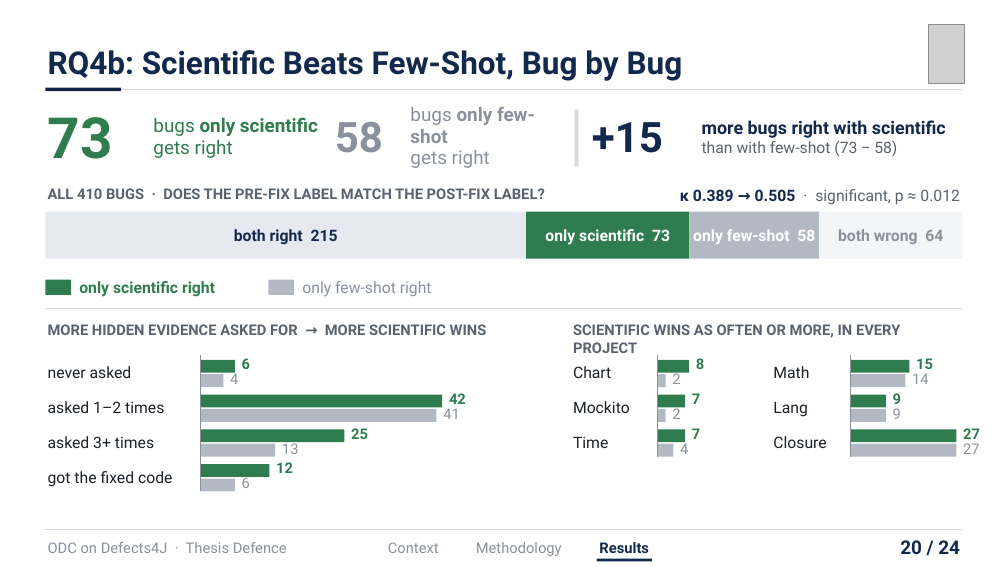
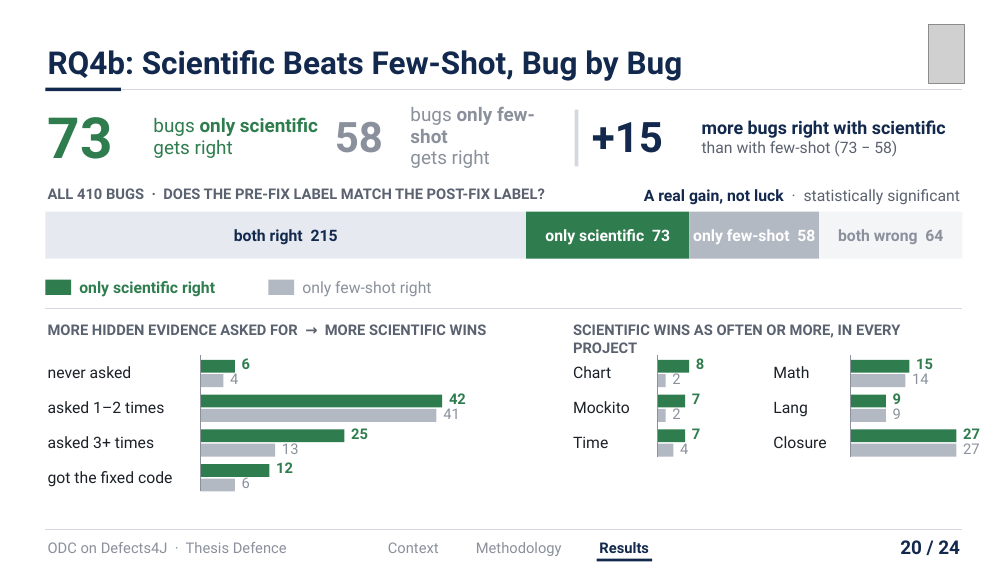
Before and after one commit to hasin023/d4j_odc_implementation, a slide deck: slide 20 of iut_submissions/presentation/Defence/SWE_Orthogonal Defect Classification on Defects4J Using an LLM-Driven Scientific Approach_presentation.pptx. Drawn at 1008x567 pixels with LibreOffice and Linux fonts; fonts in the diff are those of the drawing; grey boxes stand for pictures. Boxes give left, top, right and bottom in pixels: in the first picture for what was removed or moved away, otherwise in the second. Text is boxed around its words. In the diff, an @@ line names an element or a change of style, - is before the commit and + after.

```diff
--- a/iut_submissions/presentation/Defence/SWE_Orthogonal Defect Classification on Defects4J Using an LLM-Driven Scientific Approach_presentation.pptx
+++ b/iut_submissions/presentation/Defence/SWE_Orthogonal Defect Classification on Defects4J Using an LLM-Driven Scientific Approach_presentation.pptx
@@ text at [644,189,960,205]: text changed @@
-κ 0.389 → 0.505 · significant, p ≈ 0.012
+A real gain, not luck · statistically significant
```
Also in this commit, not shown: 6 other slides changed, 4 other files.
